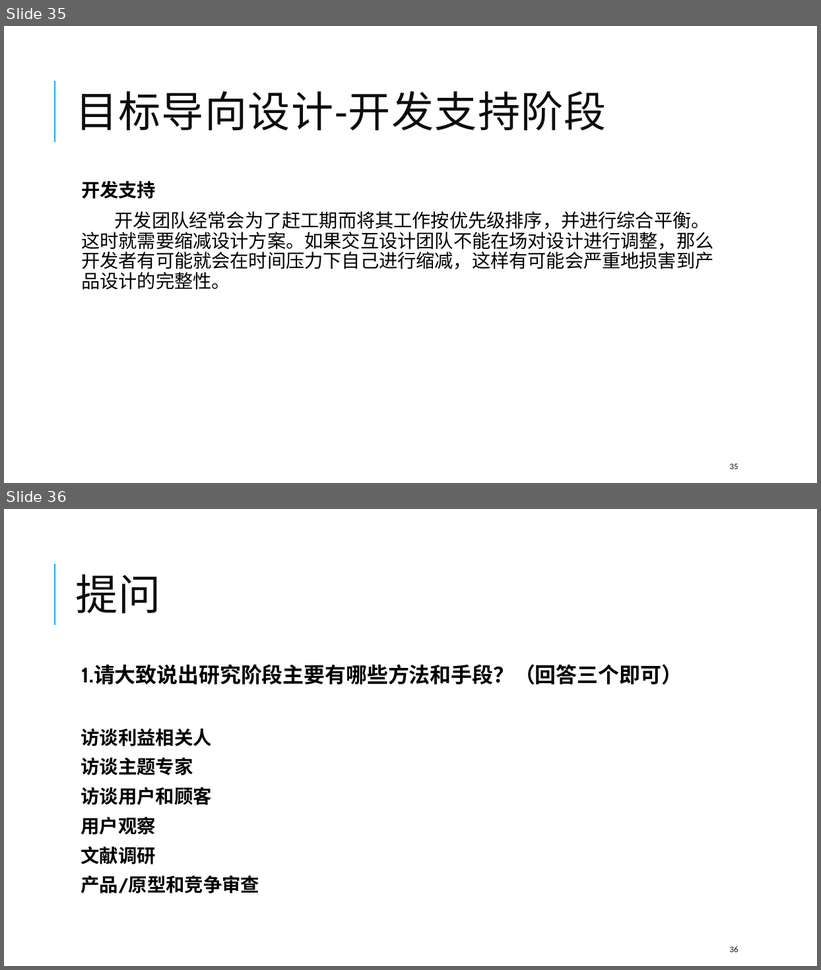
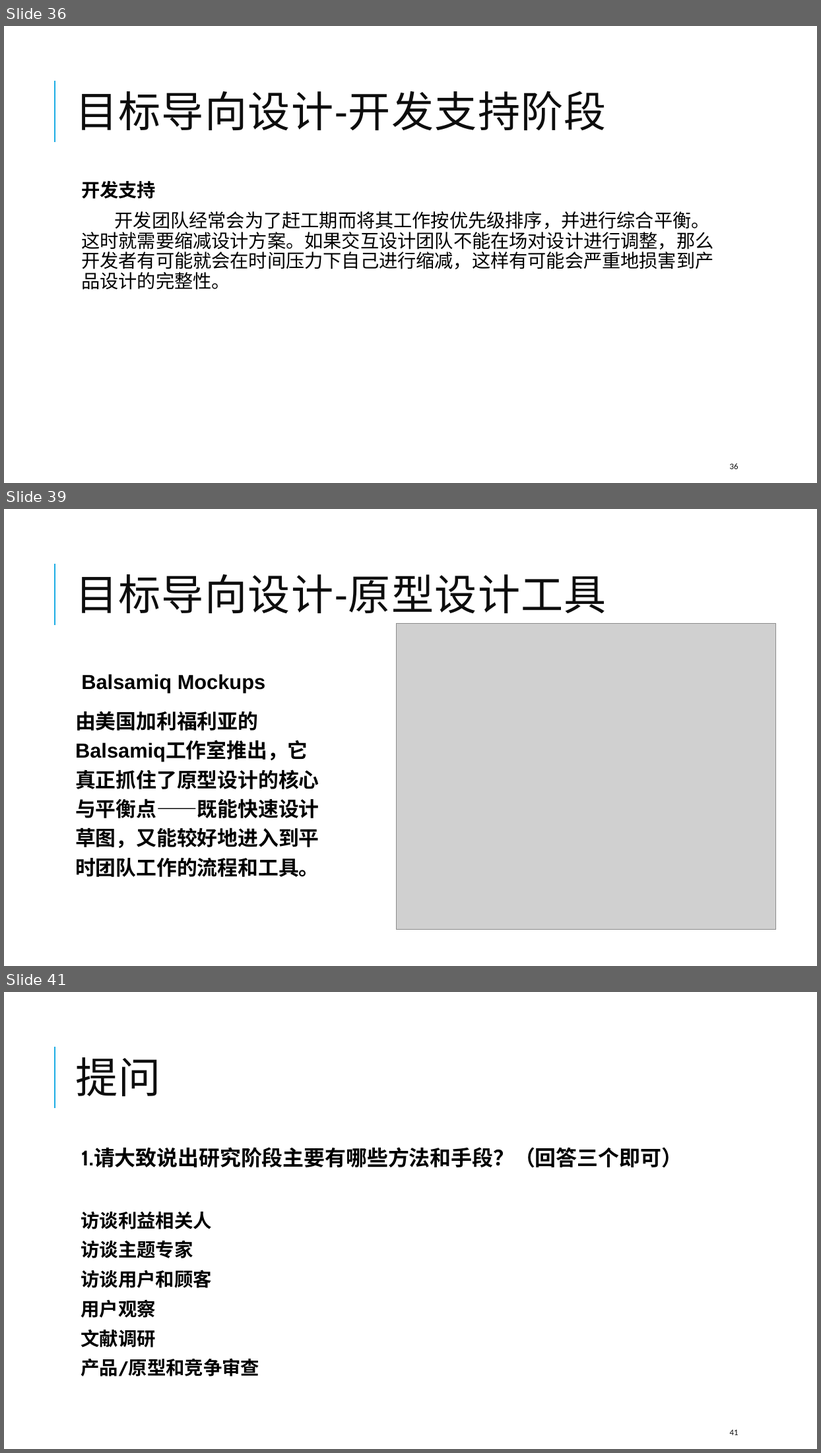
Before and after one commit to SoftwareRequirtmentsG02/Document, a slide deck: PPT/UML/界面原形G02.pptx. Shown one above the other, each under a label of ours: slides 35 and 36 before the commit, slides 36, 39 and 41 after it; the slides between them are not shown. The pictures are 821x970 and 821x1453 pixels, drawn with LibreOffice and Linux fonts; fonts in the diff are those of the drawing; grey boxes stand for pictures. Boxes give left, top, right and bottom in pixels: in the first picture for what was removed or moved away, otherwise in the second. Text is boxed around its words. In the diff, an @@ line names an element or a change of style, - is before the commit and + after.

Commit message:
update 界面原型PPT

```diff
--- a/PPT/UML/界面原形G02.pptx
+++ b/PPT/UML/界面原形G02.pptx
@@ slide 39 added at (4, 509, 817, 966), background #FFFFFF; not listed: 1 template element that a slide beside it also shows @@
@@ title added at (75, 574, 607, 614), 50 pt, text #0D0D0D @@
+目标导向设计-原型设计工具
@@ picture added at (396, 624, 776, 931) @@
@@ text added at (75, 674, 319, 877), 24 pt, text #000000, bold @@
+  Balsamiq Mockups
+由美国加利福利亚的Balsamiq工作室推出，它真正抓住了原型设计的核心与平衡点——既能快速设计草图，又能较好地进入到平时团队工作的流程和工具。
@@ what was slide 35 is now slide 36 @@
@@ page number at (730, 464, 739, 470): text changed @@
-35
+36
@@ what was slide 36 is now slide 41 @@
@@ page number at (730, 1430, 739, 1436): text changed @@
-36
+41
```
Also in this commit, not shown: 10 slides changed, 3 other slides added.
